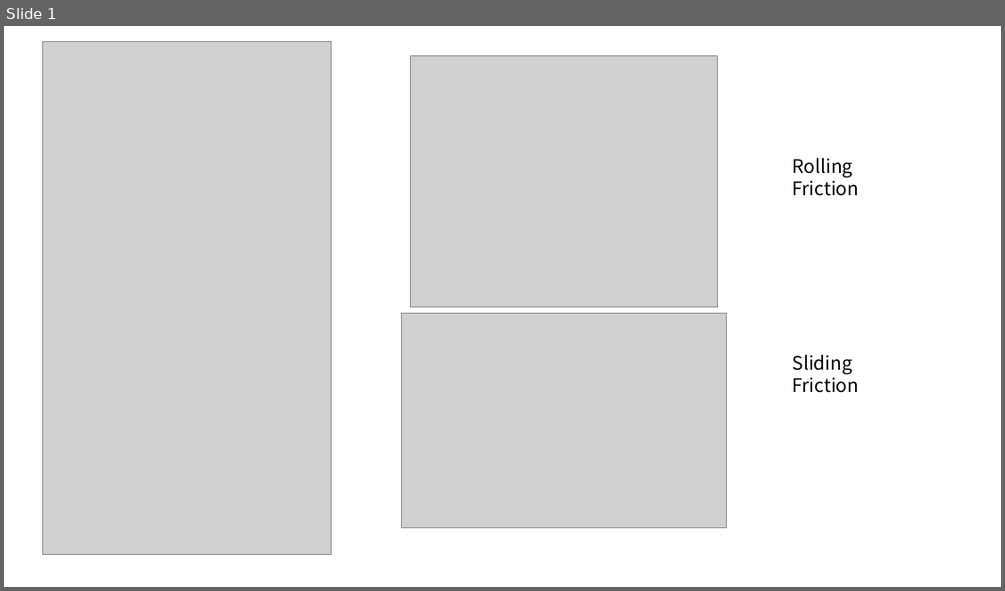
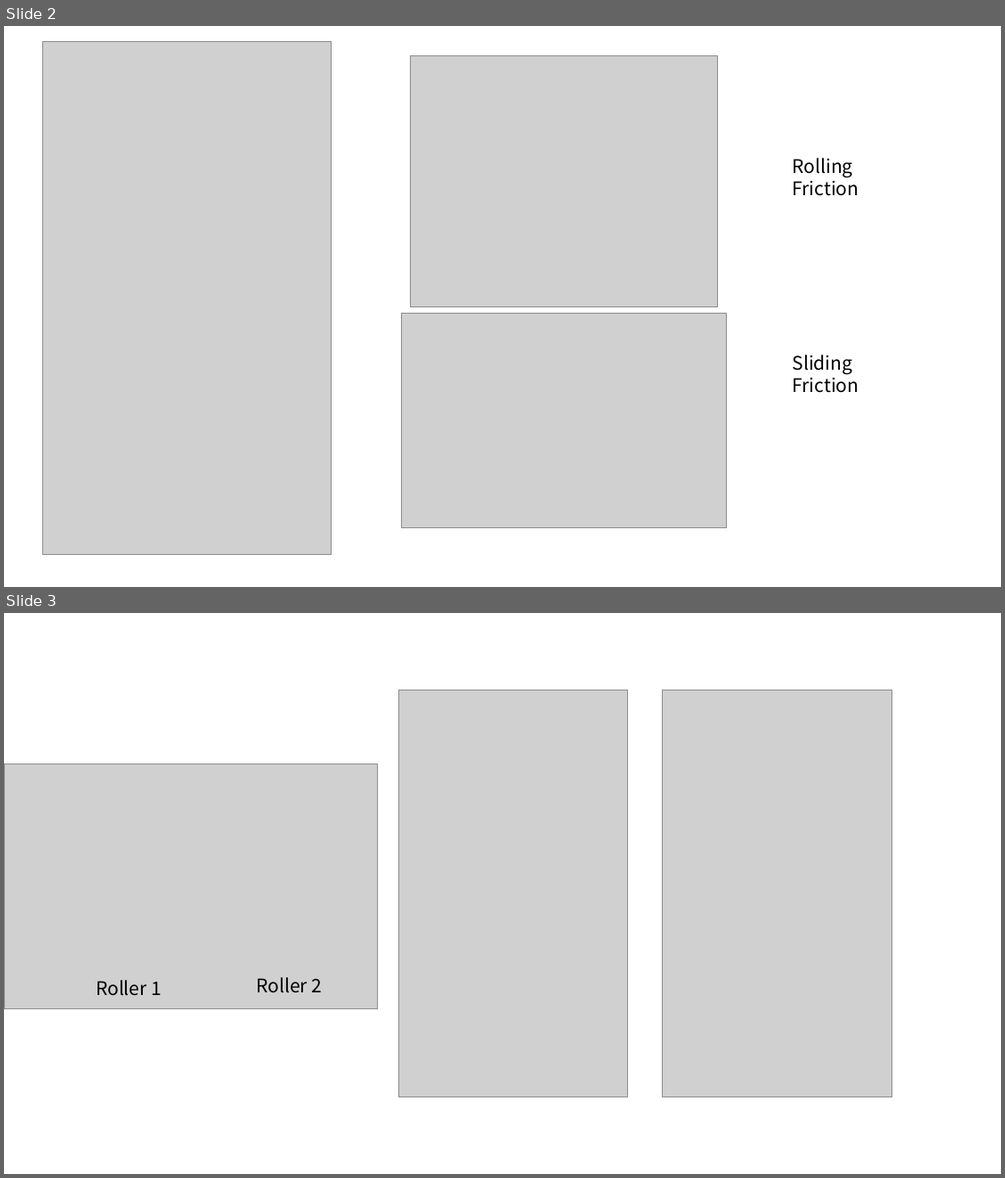
Before and after one commit to cqz123321/Operating_Chamber, a slide deck: BrakingRing/concept.pptx. Shown one above the other, each under a label of ours: slide 1 before the commit, slides 2 and 3 after it. The pictures are 1005x591 and 1005x1178 pixels, drawn with LibreOffice and Linux fonts; fonts in the diff are those of the drawing; grey boxes stand for pictures. Boxes give left, top, right and bottom in pixels: in the first picture for what was removed or moved away, otherwise in the second. Text is boxed around its words. In the diff, an @@ line names an element or a change of style, - is before the commit and + after.

```diff
--- a/BrakingRing/concept.pptx
+++ b/BrakingRing/concept.pptx
@@ slide 3 added at (4,613,1001,1174), background #FFFFFF @@
@@ picture added at (399,690,629,1097) @@
@@ picture added at (663,690,892,1097) @@
@@ picture added at (4,764,377,1008) @@
@@ text added at (96,980,162,996), 18 pt, text #000000 @@
+Roller 1
@@ text added at (257,977,323,993), 18 pt, text #000000 @@
+Roller 2
@@ what was slide 1 is now slide 2 @@
```
Also in this commit, not shown: 1 other slide added, 11 other files.
